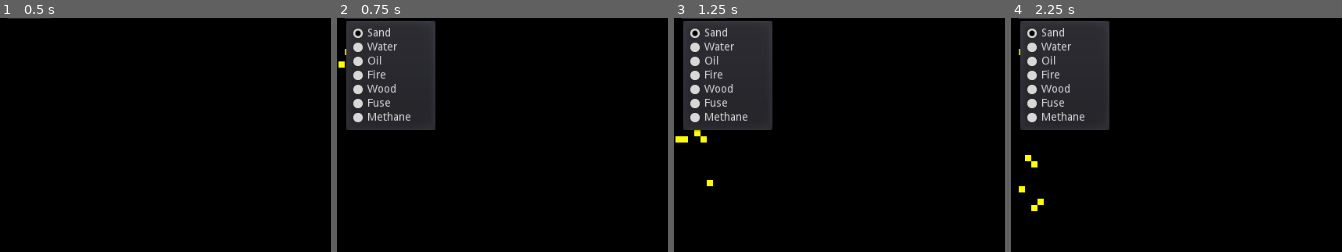
Above: before the commit, frames 1-4 (left to right).
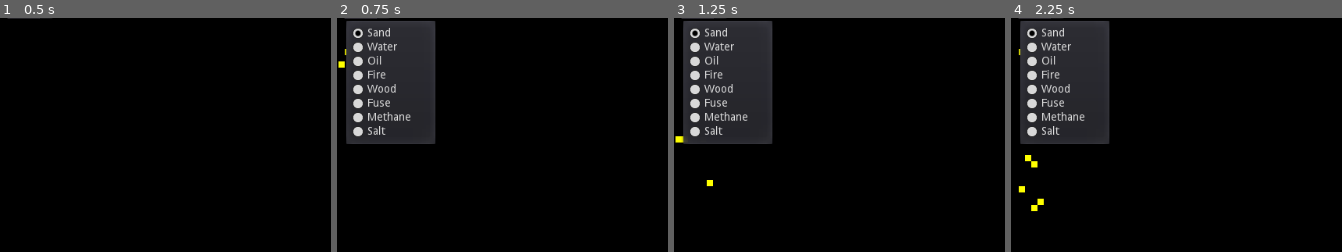
Above: after the commit, the same moments.

Repository: jhonnystene/sandbox
Game: Godot game, scene res://Sandbox.tscn
Same seed, same stepped clock (60 frames per second), same inputs: the game is played once before the commit and once after it.
Inputs:
- Up to frame 1 (0.5 s): no input
- Up to frame 2 (0.75 s): click "Sand" at 0.5 s
- Up to frame 3 (1.25 s): no input
- Up to frame 4 (2.25 s): click "Sand" at 1.25 s; click "Sand" at 2 s
The pictures show only the part of the screen within x 24-74%, y 4-54%; the shares and areas given below are measured in that part.

Frame 1 is identical in both runs. In frame 2, 1.7% of the frame differs, in the area x 2-30%, y 46-54%; in frame 3, 1.7%; in frame 4, 1.7%.

Commit message:
Added salt

Diff:
--- a/Sandbox.gd
+++ b/Sandbox.gd
@@ -13,6 +13,7 @@
 
 # Powder
 const TYPE_SAND = {"color": Color(188, 217, 0), "density": 3, "flammable": false, "physics_passes": 2, "physics_material": "powder", "physics_chance": 75, "simulation_material": "none"}
+const TYPE_SALT = {"color": Color("#FFFFFF"), "density": 3, "flammable": false, "physics_passes": 2, "physics_material": "powder", "physics_chance": 75, "simulation_material": "salt"}
 
 # Liquid
 const TYPE_WATER = {"color": Color(0, 112, 217), "density": 1, "flammable": false, "physics_passes": 3, "physics_material": "liquid", "physics_chance": 75, "simulation_material": "water", "viscosity": 70, "flow_direction": -1}
@@ -30,7 +31,7 @@
 const TYPE_FIRE = {"color": Color("#edab26"), "density": 9, "flammable": false, "physics_material": "none", "simulation_material": "fire", "time_to_live": 0.1}
 const TYPE_EMBER = {"color": Color("#d8eb10"), "density": 0, "flammable": false, "physics_passes": 1, "physics_material": "rising", "physics_chance": 75, "flow_direction": -1, "simulation_material": "fire", "time_to_live": 1}
 
-const TYPE_TRANSLATION = {"Sand": TYPE_SAND, "Water": TYPE_WATER, "Oil": TYPE_OIL, "Fire": TYPE_FIRE, "Wood": TYPE_WOOD, "Fuse": TYPE_FUSE, "Methane": TYPE_METHANE}
+const TYPE_TRANSLATION = {"Sand": TYPE_SAND, "Water": TYPE_WATER, "Oil": TYPE_OIL, "Fire": TYPE_FIRE, "Wood": TYPE_WOOD, "Fuse": TYPE_FUSE, "Methane": TYPE_METHANE, "Salt": TYPE_SALT}
 
 var selected = TYPE_SAND
 
@@ -78,6 +79,17 @@
 			if(x == sx and y == sy):
 				continue
 			if(IsMaterial(world[sx][sy], "fire")):
+				return true
+	return false
+
+func IsInWater(x, y):
+	for sx in range(x - 1, x + 2):
+		for sy in range(y - 1, y + 2):
+			if not IsPositionValid(sx, sy):
+				continue
+			if(x == sx and y == sy):
+				continue
+			if(IsMaterial(world[sx][sy], "water")):
 				return true
 	return false
 
@@ -194,6 +206,9 @@
 				if not(IsMaterial(world[x][y - 1], "water") or IsMaterial(world[x][y - 1], "steam") or IsEmpty(x, y - 1)) or y == 0:
 					SetPixel(x, y, TYPE_WATER)
 					continue
+			elif(IsMaterial(pixel, "salt")):
+				if(IsInWater(x, y) and rand_range(0, 100) < 15):
+					SetPixel(x, y, TYPE_WATER)
 
 			# PHYSICS SIMULATION
 			if(IsType(pixel, TYPE_AIR)): # Air
Not shown, changed: Changelogs/1.1.0
